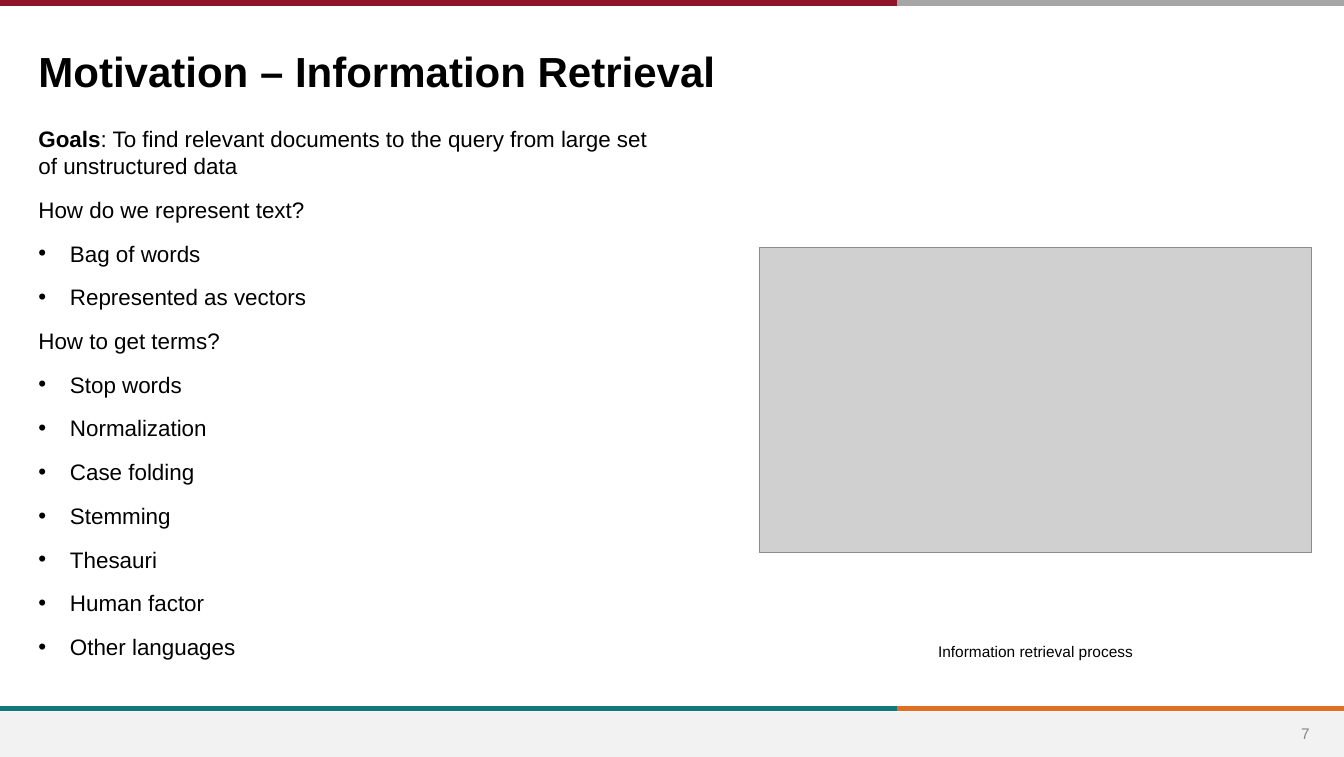
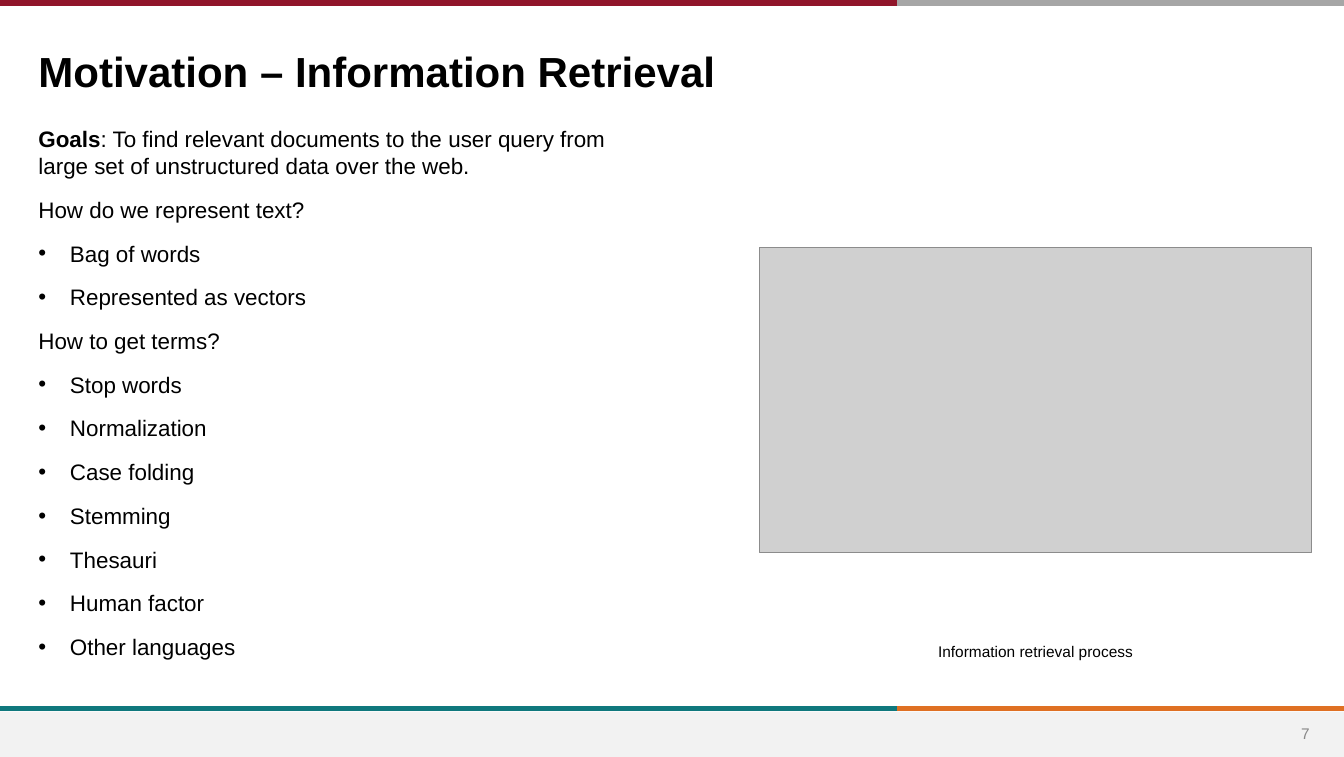
Before and after one commit to devharsh/MediCrawl, a slide deck: slide 7 of docs/MediCrawl_May4_2020.pptx. Drawn at 1344x757 pixels with LibreOffice and Linux fonts; fonts in the diff are those of the drawing; grey boxes stand for pictures; background and template pictures are left out. Boxes give left, top, right and bottom in pixels: in the first picture for what was removed or moved away, otherwise in the second. Text is boxed around its words. In the diff, an @@ line names an element or a change of style, - is before the commit and + after.

```diff
--- a/docs/MediCrawl_May4_2020.pptx
+++ b/docs/MediCrawl_May4_2020.pptx
@@ text at (38, 130, 605, 179): text changed @@
-Goals: To find relevant documents to the query from large set of unstructured data
+Goals: To find relevant documents to the user query from large set of unstructured data over the web.
```
Also in this commit, not shown: 16 other slides changed, 3 other files.
